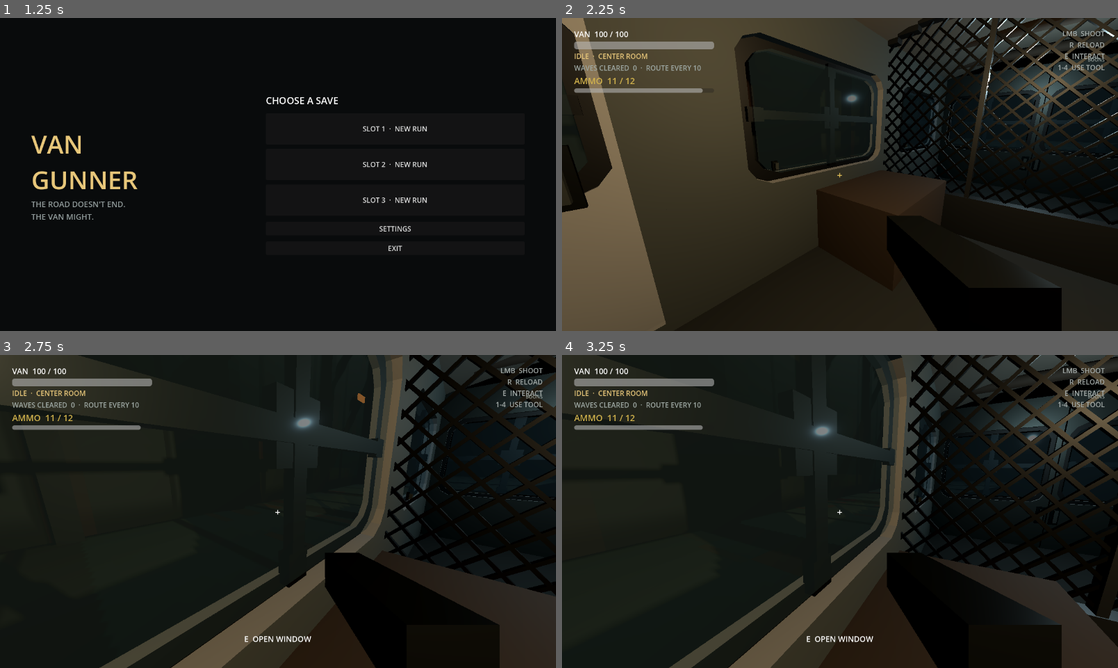
Above: before the commit, frames 1-4 (two rows, left to right).
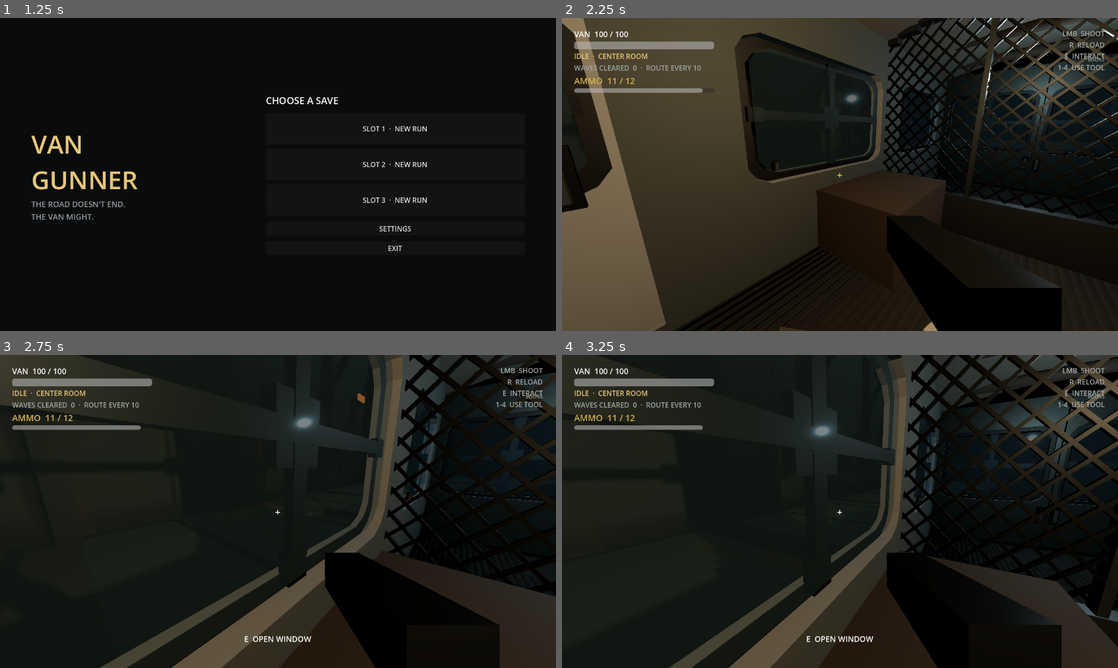
Above: after the commit, the same moments.

Repository: SebastianFreitas/van-gunner
Game: Godot game, scene res://scenes/boot/boot.tscn
Same seed, same stepped clock (60 frames per second), same inputs: the game is played once before the commit and once after it.
Inputs (mouse positions are in pixels of both pictures, inside the frame that each line leads up to):
- Up to frame 1 (1.25 s): tap Enter at 0.5 s; move the mouse to (400, 158) at 0.52 s; hold D (move_right) from 0.53 s (still down); hold E (interact) from 0.53 s (still down)
- Up to frame 2 (2.25 s): release D (move_right) at 1.25 s; release E (interact) at 1.25 s; click "SLOT 1 · NEW RUN" at 1.25 s; tap Space at 2 s; move the mouse to (812, 174) at 2.02 s; hold W (move_forward) from 2.03 s (still down); click (812, 174) at 2.1 s
- Up to frame 3 (2.75 s): keep holding W (move_forward)
- Up to frame 4 (3.25 s): keep holding W (move_forward); move the mouse to (851, 505) at 2.77 s; hold 1 (use_slot_1) from 2.78 s (still down)

Frame 1 is identical in both runs. In frame 2, 0.8% of the frame differs, in the area x 24-68%, y 74-100%; in frame 3, less than 0.1%; in frame 4, less than 0.1%.

Commit message:
Add procedural cargo-van floor with mats and floor dressing.
Co-authored-by: Cursor <cursoragent@cursor.com>

Diff:
--- a/scenes/van/van.tscn
+++ b/scenes/van/van.tscn
@@ -26,6 +26,8 @@
 [ext_resource type="PackedScene" path="res://scenes/van/van_ceiling.tscn" id="25"]
 [ext_resource type="PackedScene" path="res://scenes/van/van_bulkhead.tscn" id="26"]
 [ext_resource type="Script" path="res://scripts/run/van_player_containment.gd" id="27"]
+[ext_resource type="PackedScene" path="res://scenes/van/van_floor.tscn" id="28"]
+[ext_resource type="Shader" path="res://scenes/van/van_floor.gdshader" id="29"]
 
 [sub_resource type="Environment" id="IndustrialEnvironment"]
 background_mode = 1
@@ -41,12 +43,19 @@
 fog_depth_begin = 20.0
 fog_depth_end = 56.0
 
-[sub_resource type="StandardMaterial3D" id="FloorMaterial"]
-albedo_color = Color(0.105, 0.115, 0.11, 1)
-roughness = 0.9
-
-[sub_resource type="BoxMesh" id="FloorMesh"]
-size = Vector3(4.8, 0.25, 9.6)
+[sub_resource type="ShaderMaterial" id="FloorMaterial"]
+render_priority = 0
+shader = ExtResource("29")
+shader_parameter/base_color = Color(0.11, 0.105, 0.095, 1)
+shader_parameter/rib_color = Color(0.055, 0.052, 0.048, 1)
+shader_parameter/wear_color = Color(0.18, 0.165, 0.14, 1)
+shader_parameter/stain_color = Color(0.035, 0.028, 0.02, 1)
+shader_parameter/rust_color = Color(0.22, 0.09, 0.04, 1)
+shader_parameter/floor_size_m = Vector2(4.8, 9.6)
+shader_parameter/rib_spacing_m = 0.085
+shader_parameter/panel_spacing_m = 1.55
+shader_parameter/roughness_value = 0.88
+shader_parameter/metallic_value = 0.22
 
 [sub_resource type="BoxShape3D" id="FloorShape"]
 size = Vector3(4.8, 0.25, 9.6)
@@ -192,10 +201,8 @@
 
 [node name="Shell" type="StaticBody3D" parent="TravelPath/VanFollow/VanRig/Interior" unique_id=1503775347]
 
-[node name="Floor" type="MeshInstance3D" parent="TravelPath/VanFollow/VanRig/Interior/Shell" unique_id=512164173]
-transform = Transform3D(1, 0, 0, 0, 1, 0, 0, 0, 1, 0, -0.125, 0)
-material_override = SubResource("FloorMaterial")
-mesh = SubResource("FloorMesh")
+[node name="Floor" parent="TravelPath/VanFollow/VanRig/Interior/Shell" unique_id=512164173 instance=ExtResource("28")]
+floor_material = SubResource("FloorMaterial")
 
 [node name="FloorCollision" type="CollisionShape3D" parent="TravelPath/VanFollow/VanRig/Interior/Shell" unique_id=901514165]
 transform = Transform3D(1, 0, 0, 0, 1, 0, 0, 0, 1, 0, -0.125, 0)
--- /dev/null
+++ b/scenes/van/van_floor.gdshader
@@ -0,0 +1,111 @@
+shader_type spatial;
+render_mode diffuse_burley, specular_schlick_ggx;
+
+uniform vec3 base_color : source_color = vec3(0.11, 0.105, 0.095);
+uniform vec3 rib_color : source_color = vec3(0.055, 0.052, 0.048);
+uniform vec3 wear_color : source_color = vec3(0.18, 0.165, 0.14);
+uniform vec3 stain_color : source_color = vec3(0.035, 0.028, 0.02);
+uniform vec3 rust_color : source_color = vec3(0.22, 0.09, 0.04);
+uniform vec2 floor_size_m = vec2(4.8, 9.6);
+uniform float rib_spacing_m : hint_range(0.04, 0.25) = 0.085;
+uniform float panel_spacing_m : hint_range(0.6, 3.0) = 1.55;
+uniform float roughness_value : hint_range(0.0, 1.0) = 0.88;
+uniform float metallic_value : hint_range(0.0, 1.0) = 0.22;
+
+float hash21(vec2 p) {
+	return fract(sin(dot(p, vec2(127.1, 311.7))) * 43758.5453);
+}
+
+float noise21(vec2 p) {
+	vec2 i = floor(p);
+	vec2 f = fract(p);
+	float a = hash21(i);
+	float b = hash21(i + vec2(1.0, 0.0));
+	float c = hash21(i + vec2(0.0, 1.0));
+	float d = hash21(i + vec2(1.0, 1.0));
+	vec2 u = f * f * (3.0 - 2.0 * f);
+	return mix(mix(a, b, u.x), mix(c, d, u.x), u.y);
+}
+
+float fbm(vec2 p) {
+	float v = 0.0;
+	float a = 0.5;
+	for (int i = 0; i < 4; i++) {
+		v += a * noise21(p);
+		p = p * 2.07 + vec2(17.3, 9.1);
+		a *= 0.5;
+	}
+	return v;
+}
+
+void fragment() {
+	// UV is authored in meters from floor center: X across, Y along van length.
+	vec2 pos = (UV - vec2(0.5)) * floor_size_m;
+	vec2 uv_m = UV * floor_size_m;
+
+	// Longitudinal cargo ribs (classic van bed).
+	float rib_phase = fract(uv_m.x / rib_spacing_m);
+	float rib_groove = smoothstep(0.08, 0.0, abs(rib_phase - 0.5) - 0.28);
+	float rib_crest = smoothstep(0.42, 0.5, abs(rib_phase - 0.5));
+
+	// Cross-panel seams every panel_spacing_m along Z.
+	float panel_phase = fract(uv_m.y / panel_spacing_m);
+	float panel_seam = 1.0 - smoothstep(0.012, 0.038, min(panel_phase, 1.0 - panel_phase));
+
+	// Center aisle wear from foot traffic.
+	float aisle = 1.0 - smoothstep(0.35, 1.55, abs(pos.x));
+	float walk_noise = fbm(pos * vec2(1.6, 0.55) + vec2(2.1, 0.4));
+	float wear = aisle * smoothstep(0.28, 0.78, walk_noise);
+
+	// Edge grime near walls.
+	float edge_x = smoothstep(1.7, 2.35, abs(pos.x));
+	float edge_z = smoothstep(4.0, 4.75, abs(pos.y));
+	float edge_dirt = max(edge_x, edge_z * 0.65);
+
+	// Oil / grease blotches.
+	float blotch = fbm(pos * 0.55 + vec2(8.7, 3.2));
+	float oil = smoothstep(0.72, 0.92, blotch) * (0.45 + 0.55 * edge_dirt);
+
+	// Scuffs and scratched metal patches.
+	float scuff = smoothstep(0.74, 0.95, fbm(pos * vec2(3.4, 1.1) + 11.0));
+	scuff *= mix(0.25, 1.0, aisle);
+
+	// Occasional rust freckles near seams and edges.
+	float rust = smoothstep(0.82, 0.97, hash21(floor(uv_m * vec2(7.0, 4.0))))
+		* (panel_seam * 0.7 + edge_dirt * 0.55);
+
+	// Bolt heads at panel / rib crossings.
+	vec2 bolt_cell = floor(uv_m / vec2(rib_spacing_m * 4.0, panel_spacing_m));
+	vec2 bolt_local = fract(uv_m / vec2(rib_spacing_m * 4.0, panel_spacing_m)) - vec2(0.5);
+	float bolt_mask = step(0.72, hash21(bolt_cell + 19.0));
+	float bolt = bolt_mask * (1.0 - smoothstep(0.035, 0.07, length(bolt_local)));
+
+	vec3 color = base_color;
+	color = mix(color, rib_color, rib_groove * 0.85);
+	color = mix(color, wear_color, wear * 0.55 + scuff * 0.22);
+	color = mix(color, stain_color, oil * 0.75 + edge_dirt * 0.28 + panel_seam * 0.45);
+	color = mix(color, rust_color, rust * 0.65);
+	color = mix(color, vec3(0.08, 0.08, 0.075), bolt * 0.9);
+
+	// Tiny grain so it doesn't read as plastic.
+	color *= 0.92 + 0.16 * noise21(uv_m * 28.0);
+
+	ALBEDO = color;
+	METALLIC = metallic_value * (0.55 + 0.45 * rib_crest) * (1.0 - oil * 0.7);
+	ROUGHNESS = clamp(
+		roughness_value
+			+ rib_groove * 0.08
+			+ wear * 0.06
+			+ oil * 0.12
+			- bolt * 0.25
+			- scuff * 0.04,
+		0.2,
+		1.0
+	);
+
+	// Fake rib normals for light catch without a heightmap.
+	float n_x = (rib_phase - 0.5) * 2.0 * (0.45 + rib_groove * 0.8);
+	float n_y = (panel_phase - 0.5) * panel_seam * 0.35;
+	NORMAL_MAP = vec3(n_x, n_y, 1.0) * 0.5 + 0.5;
+	NORMAL_MAP_DEPTH = 0.7;
+}
--- /dev/null
+++ b/scenes/van/van_floor.tscn
@@ -0,0 +1,6 @@
+[gd_scene load_steps=2 format=3]
+
+[ext_resource type="Script" path="res://scripts/run/van_floor.gd" id="1"]
+
+[node name="VanFloor" type="Node3D"]
+script = ExtResource("1")
--- /dev/null
+++ b/scenes/van/van_floor_mat.gdshader
@@ -0,0 +1,33 @@
+shader_type spatial;
+render_mode diffuse_burley, cull_disabled, depth_draw_opaque;
+
+uniform vec3 base_color : source_color = vec3(0.07, 0.075, 0.07);
+uniform vec3 groove_color : source_color = vec3(0.03, 0.032, 0.03);
+uniform vec3 edge_color : source_color = vec3(0.045, 0.048, 0.045);
+uniform float groove_scale : hint_range(4.0, 40.0) = 14.0;
+uniform float roughness_value : hint_range(0.0, 1.0) = 0.96;
+
+float hash21(vec2 p) {
+	return fract(sin(dot(p, vec2(127.1, 311.7))) * 43758.5453);
+}
+
+void fragment() {
+	vec2 uv = UV;
+	vec2 cell = abs(fract(uv * groove_scale) - 0.5);
+	float groove = 1.0 - smoothstep(0.02, 0.08, min(cell.x, cell.y));
+	float border = max(
+		smoothstep(0.04, 0.0, min(uv.x, 1.0 - uv.x)),
+		smoothstep(0.06, 0.0, min(uv.y, 1.0 - uv.y))
+	);
+	float wear = smoothstep(0.55, 0.95, hash21(floor(uv * 18.0)));
+
+	vec3 color = mix(base_color, groove_color, groove * 0.85);
+	color = mix(color, edge_color, border);
+	color *= 0.9 + 0.15 * wear;
+
+	ALBEDO = color;
+	ROUGHNESS = roughness_value;
+	METALLIC = 0.0;
+	NORMAL_MAP = vec3((cell.x - cell.y) * 0.35, 0.0, 1.0) * 0.5 + 0.5;
+	NORMAL_MAP_DEPTH = 0.35;
+}
--- /dev/null
+++ b/scenes/van/van_floor_paper.gdshader
@@ -0,0 +1,28 @@
+shader_type spatial;
+render_mode diffuse_burley, cull_disabled, depth_draw_opaque;
+
+uniform vec3 paper_color : source_color = vec3(0.78, 0.74, 0.62);
+uniform vec3 ink_color : source_color = vec3(0.22, 0.2, 0.16);
+uniform float line_count : hint_range(4.0, 24.0) = 11.0;
+uniform float roughness_value : hint_range(0.0, 1.0) = 0.92;
+
+float hash21(vec2 p) {
+	return fract(sin(dot(p, vec2(127.1, 311.7))) * 43758.5453);
+}
+
+void fragment() {
+	vec2 uv = UV;
+	float ruled = 1.0 - smoothstep(0.02, 0.06, abs(fract(uv.y * line_count) - 0.5));
+	float margin = step(uv.x, 0.12) * (1.0 - smoothstep(0.015, 0.03, abs(uv.x - 0.12)));
+	float blot = smoothstep(0.78, 0.95, hash21(floor(uv * vec2(9.0, 14.0))));
+	float crease = smoothstep(0.48, 0.5, abs(uv.x - 0.52)) * 0.25;
+
+	vec3 color = paper_color;
+	color = mix(color, ink_color, ruled * 0.28 + margin * 0.45);
+	color = mix(color, paper_color * 0.82, blot * 0.35 + crease);
+	color *= 0.94 + 0.08 * hash21(uv * 40.0);
+
+	ALBEDO = color;
+	ROUGHNESS = roughness_value;
+	METALLIC = 0.0;
+}
--- /dev/null
+++ b/scripts/run/van_floor.gd
@@ -0,0 +1,291 @@
+class_name VanFloor
+extends Node3D
+
+## Worn cargo-van floor with ribbed decking plus flat floor dressing (mats, paper, tape).
+
+@export var span_x := 4.8
+@export var span_z := 9.6
+@export var deck_thickness := 0.25
+@export var floor_material: Material
+@export var rebuild_on_ready := true
+
+var _built := false
+
+
+func _ready() -> void:
+	if rebuild_on_ready:
+		rebuild()
+
+
+func rebuild() -> void:
+	for child in get_children():
+		child.queue_free()
+	_built = false
+	_build()
+
+
+func _build() -> void:
+	if _built:
+		return
+	_built = true
+
+	var deck_mat := floor_material if floor_material else _default_floor_material()
+
+	var deck := MeshInstance3D.new()
+	deck.name = "Deck"
+	deck.mesh = _build_deck_mesh()
+	deck.material_override = deck_mat
+	deck.cast_shadow = GeometryInstance3D.SHADOW_CASTING_SETTING_ON
+	deck.position = Vector3(0.0, -deck_thickness * 0.5, 0.0)
+	add_child(deck)
+
+	_build_threshold_strips()
+	_build_entrance_mats()
+	_build_scatter_props()
+
+
+func _build_deck_mesh() -> ArrayMesh:
+	# Thin top slab with UVs in 0..1 mapped to meters via shader floor_size_m.
+	# Sides get dark procedural look from the same shader (acceptable for 25cm slab).
+	var st := SurfaceTool.new()
+	st.begin(Mesh.PRIMITIVE_TRIANGLES)
+
+	var hx := span_x * 0.5
+	var hz := span_z * 0.5
+	var y0 := -deck_thickness * 0.5
+	var y1 := deck_thickness * 0.5
+
+	# Top face (y = y1), facing up. UV: u across X, v along Z.
+	_add_quad(st,
+		Vector3(-hx, y1, -hz), Vector2(0.0, 0.0),
+		Vector3(hx, y1, -hz), Vector2(1.0, 0.0),
+		Vector3(hx, y1, hz), Vector2(1.0, 1.0),
+		Vector3(-hx, y1, hz), Vector2(0.0, 1.0)
+	)
+	# Bottom face
+	_add_quad(st,
+		Vector3(-hx, y0, hz), Vector2(0.0, 1.0),
+		Vector3(hx, y0, hz), Vector2(1.0, 1.0),
+		Vector3(hx, y0, -hz), Vector2(1.0, 0.0),
+		Vector3(-hx, y0, -hz), Vector2(0.0, 0.0)
+	)
+	# +X side
+	_add_quad(st,
+		Vector3(hx, y0, -hz), Vector2(0.0, 0.0),
+		Vector3(hx, y0, hz), Vector2(1.0, 0.0),
+		Vector3(hx, y1, hz), Vector2(1.0, 1.0),
+		Vector3(hx, y1, -hz), Vector2(0.0, 1.0)
+	)
+	# -X side
+	_add_quad(st,
+		Vector3(-hx, y0, hz), Vector2(0.0, 0.0),
+		Vector3(-hx, y0, -hz), Vector2(1.0, 0.0),
+		Vector3(-hx, y1, -hz), Vector2(1.0, 1.0),
+		Vector3(-hx, y1, hz), Vector2(0.0, 1.0)
+	)
+	# +Z side (rear)
+	_add_quad(st,
+		Vector3(-hx, y0, hz), Vector2(0.0, 0.0),
+		Vector3(hx, y0, hz), Vector2(1.0, 0.0),
+		Vector3(hx, y1, hz), Vector2(1.0, 1.0),
+		Vector3(-hx, y1, hz), Vector2(0.0, 1.0)
+	)
+	# -Z side (front)
+	_add_quad(st,
+		Vector3(hx, y0, -hz), Vector2(0.0, 0.0),
+		Vector3(-hx, y0, -hz), Vector2(1.0, 0.0),
+		Vector3(-hx, y1, -hz), Vector2(1.0, 1.0),
+		Vector3(hx, y1, -hz), Vector2(0.0, 1.0)
+	)
+
+	st.generate_normals()
+	st.generate_tangents()
+	return st.commit()
+
+
+func _add_quad(
+	st: SurfaceTool,
+	a: Vector3, uva: Vector2,
+	b: Vector3, uvb: Vector2,
+	c: Vector3, uvc: Vector2,
+	d: Vector3, uvd: Vector2
+) -> void:
+	st.set_uv(uva)
+	st.add_vertex(a)
+	st.set_uv(uvb)
+	st.add_vertex(b)
+	st.set_uv(uvc)
+	st.add_vertex(c)
+
+	st.set_uv(uva)
+	st.add_vertex(a)
+	st.set_uv(uvc)
+	st.add_vertex(c)
+	st.set_uv(uvd)
+	st.add_vertex(d)
+
+
+func _build_threshold_strips() -> void:
+	var metal := _metal_mat(Color(0.12, 0.13, 0.125, 1.0), 0.75, 0.42)
+	# Rear door sill
+	_add_box(
+		"RearThreshold",
+		Vector3(2.2, 0.03, 0.08),
+		Vector3(0.0, 0.015, 4.58),
+		metal
+	)
+	# Cab doorway sill
+	_add_box(
+		"CabThreshold",
+		Vector3(1.45, 0.025, 0.07),
+		Vector3(0.0, 0.012, -4.52),
+		metal
+	)
+
+
+func _build_entrance_mats() -> void:
+	var rear_mat := _rubber_mat(
+		Color(0.07, 0.075, 0.07, 1.0),
+		Color(0.03, 0.032, 0.03, 1.0),
+		16.0
+	)
+	# Main rear entry mat — just inside the back doors.
+	_add_flat(
+		"RearEntryMat",
+		Vector2(1.55, 0.95),
+		Vector3(0.0, 0.004, 3.95),
+		0.0,
+		rear_mat
+	)
+
+	# Left side-door mat (player often enters / fights here).
+	var side_mat := _rubber_mat(
+		Color(0.1, 0.065, 0.045, 1.0),
+		Color(0.045, 0.03, 0.02, 1.0),
+		12.0
+	)
+	_add_flat(
+		"LeftSideMat",
+		Vector2(0.72, 1.15),
+		Vector3(-1.55, 0.004, -3.35),
+		8.0,
+		side_mat
+	)
+
+
+func _build_scatter_props() -> void:
+	# Keep sparse — dressing, not clutter.
+	var paper_a := _paper_shader_mat(Color(0.78, 0.74, 0.62, 1.0), 12.0)
+	var paper_b := _paper_shader_mat(Color(0.74, 0.72, 0.68, 1.0), 9.0)
+	var paper_c := _paper_shader_mat(Color(0.7, 0.64, 0.5, 1.0), 10.0)
+	var cardboard := _mat_shader_or_standard(Color(0.42, 0.30, 0.18, 1.0), 0.94, 0.0, false)
+	var tape := _mat_shader_or_standard(Color(0.55, 0.48, 0.22, 1.0), 0.55, 0.05, false)
+	var rag := _mat_shader_or_standard(Color(0.28, 0.22, 0.18, 1.0), 0.98, 0.0, true)
+
+	_add_flat("PaperReceipt", Vector2(0.18, 0.26), Vector3(-0.85, 0.006, 1.55), 22.0, paper_a)
+	_add_flat("PaperNote", Vector2(0.22, 0.16), Vector3(0.55, 0.006, -0.9), -14.0, paper_b)
+	_add_flat("PaperFolded", Vector2(0.14, 0.2), Vector3(-1.35, 0.006, 2.6), 41.0, paper_c)
+	_add_flat("CardboardScrap", Vector2(0.55, 0.4), Vector3(0.95, 0.005, 2.1), -28.0, cardboard)
+	_add_flat("DuctTapeStrip", Vector2(0.42, 0.045), Vector3(-0.2, 0.007, -2.15), 7.0, tape)
+	_add_flat("RagScrap", Vector2(0.38, 0.28), Vector3(1.35, 0.005, -1.75), 33.0, rag)
+
+	# Thin oil-stain decals (dark translucent plates).
+	var oil := StandardMaterial3D.new()
+	oil.albedo_color = Color(0.04, 0.03, 0.02, 0.55)
+	oil.transparency = BaseMaterial3D.TRANSPARENCY_ALPHA
+	oil.roughness = 0.35
+	oil.metallic = 0.15
+	oil.cull_mode = BaseMaterial3D.CULL_DISABLED
+	_add_flat("OilStainA", Vector2(0.55, 0.32), Vector3(-1.7, 0.003, 0.4), 18.0, oil)
+	_add_flat("OilStainB", Vector2(0.35, 0.5), Vector3(1.75, 0.003, 3.2), -40.0, oil)
+
+
+func _add_flat(name: String, size: Vector2, pos: Vector3, yaw_deg: float, material: Material) -> void:
+	var mesh := PlaneMesh.new()
+	mesh.size = size
+	mesh.orientation = PlaneMesh.FACE_Y
+
+	if material is BaseMaterial3D:
+		(material as BaseMaterial3D).render_priority = 1
+	elif material is ShaderMaterial:
+		(material as ShaderMaterial).render_priority = 1
+
+	var mi := MeshInstance3D.new()
+	mi.name = name
+	mi.mesh = mesh
+	mi.material_override = material
+	mi.position = pos
+	mi.rotation_degrees = Vector3(0.0, yaw_deg, 0.0)
+	mi.cast_shadow = GeometryInstance3D.SHADOW_CASTING_SETTING_OFF
+	mi.sorting_offset = 0.02
+	add_child(mi)
+
+
+func _add_box(name: String, size: Vector3, pos: Vector3, material: Material) -> void:
+	var box := BoxMesh.new()
+	box.size = size
+	var mi := MeshInstance3D.new()
+	mi.name = name
+	mi.mesh = box
+	mi.material_override = material
+	mi.position = pos
+	mi.cast_shadow = GeometryInstance3D.SHADOW_CASTING_SETTING_ON
+	add_child(mi)
+
+
+func _default_floor_material() -> ShaderMaterial:
+	var shader := load("res://scenes/van/van_floor.gdshader") as Shader
+	var mat := ShaderMaterial.new()
+	mat.shader = shader
+	mat.set_shader_parameter("base_color", Color(0.11, 0.105, 0.095, 1.0))
+	mat.set_shader_parameter("rib_color", Color(0.055, 0.052, 0.048, 1.0))
+	mat.set_shader_parameter("wear_color", Color(0.18, 0.165, 0.14, 1.0))
+	mat.set_shader_parameter("stain_color", Color(0.035, 0.028, 0.02, 1.0))
+	mat.set_shader_parameter("rust_color", Color(0.22, 0.09, 0.04, 1.0))
+	mat.set_shader_parameter("floor_size_m", Vector2(span_x, span_z))
+	mat.set_shader_parameter("rib_spacing_m", 0.085)
+	mat.set_shader_parameter("panel_spacing_m", 1.55)
+	mat.set_shader_parameter("roughness_value", 0.88)
+	mat.set_shader_parameter("metallic_value", 0.22)
+	return mat
+
+
+func _rubber_mat(base: Color, groove: Color, groove_scale: float) -> ShaderMaterial:
+	var shader := load("res://scenes/van/van_floor_mat.gdshader") as Shader
+	var mat := ShaderMaterial.new()
+	mat.shader = shader
+	mat.set_shader_parameter("base_color", base)
+	mat.set_shader_parameter("groove_color", groove)
+	mat.set_shader_parameter("edge_color", base.darkened(0.25))
+	mat.set_shader_parameter("groove_scale", groove_scale)
+	mat.set_shader_parameter("roughness_value", 0.96)
+	return mat
+
+
+func _paper_shader_mat(color: Color, lines: float) -> ShaderMaterial:
+	var shader := load("res://scenes/van/van_floor_paper.gdshader") as Shader
+	var mat := ShaderMaterial.new()
+	mat.shader = shader
+	mat.set_shader_parameter("paper_color", color)
+	mat.set_shader_parameter("ink_color", Color(0.22, 0.2, 0.16, 1.0))
+	mat.set_shader_parameter("line_count", lines)
+	mat.set_shader_parameter("roughness_value", 0.92)
+	return mat
+
+
+func _metal_mat(color: Color, metallic: float, roughness: float) -> StandardMaterial3D:
+	var mat := StandardMaterial3D.new()
+	mat.albedo_color = color
+	mat.metallic = metallic
+	mat.roughness = roughness
+	return mat
+
+
+func _mat_shader_or_standard(color: Color, roughness: float, metallic: float, fabric: bool) -> StandardMaterial3D:
+	var mat := StandardMaterial3D.new()
+	mat.albedo_color = color
+	mat.roughness = roughness
+	mat.metallic = metallic
+	if fabric:
+		mat.uv1_scale = Vector3(3.0, 3.0, 3.0)
+	return mat
Not shown, added: scenes/van/van_floor.gdshader.uid
Not shown, added: scenes/van/van_floor_mat.gdshader.uid
Not shown, added: scenes/van/van_floor_paper.gdshader.uid
Not shown, added: scripts/run/van_floor.gd.uid
